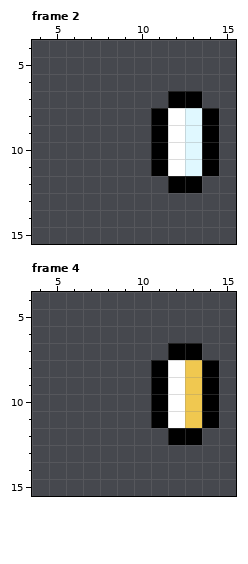
File history of a pixel-art file, resources/gfx/gear/off_hand/seraph/SeraphAegis-UpRight.aseprite. The picture above was drawn from the file before the commit.
16x16 pixels, 4 frames. Shown: frame 2: x 4..15, y 4..15; frame 4: x 4..15, y 4..15.
Now the later version:
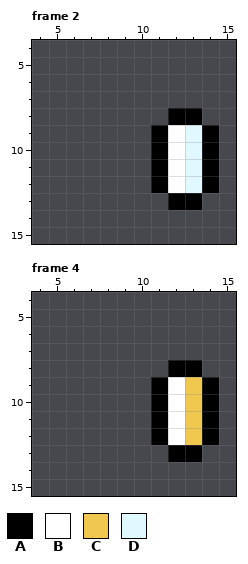
Palette (. is transparent): A #000000  B #ffffff  C #f0c850  D #e0f8ff
Difference:
Frame 2, layer "Off Hand":
Colour A is added in row 12 at x 11 and 14; in row 13 at x 12 to 13.
Colour A replaces colour B in row 8 at x 12.
Colour A replaces colour D in row 8 at x 13.
Colour B replaces colour A in row 12 at x 12.
Colour D replaces colour A in row 12 at x 13.
Colour A is removed in row 7 at x 12 to 13; in row 8 at x 11 and 14.
Frame 4, layer "Off Hand":
Colour A is added in row 12 at x 11 and 14; in row 13 at x 12 to 13.
Colour A replaces colour B in row 8 at x 12.
Colour A replaces colour C in row 8 at x 13.
Colour B replaces colour A in row 12 at x 12.
Colour C replaces colour A in row 12 at x 13.
Colour A is removed in row 7 at x 12 to 13; in row 8 at x 11 and 14.
